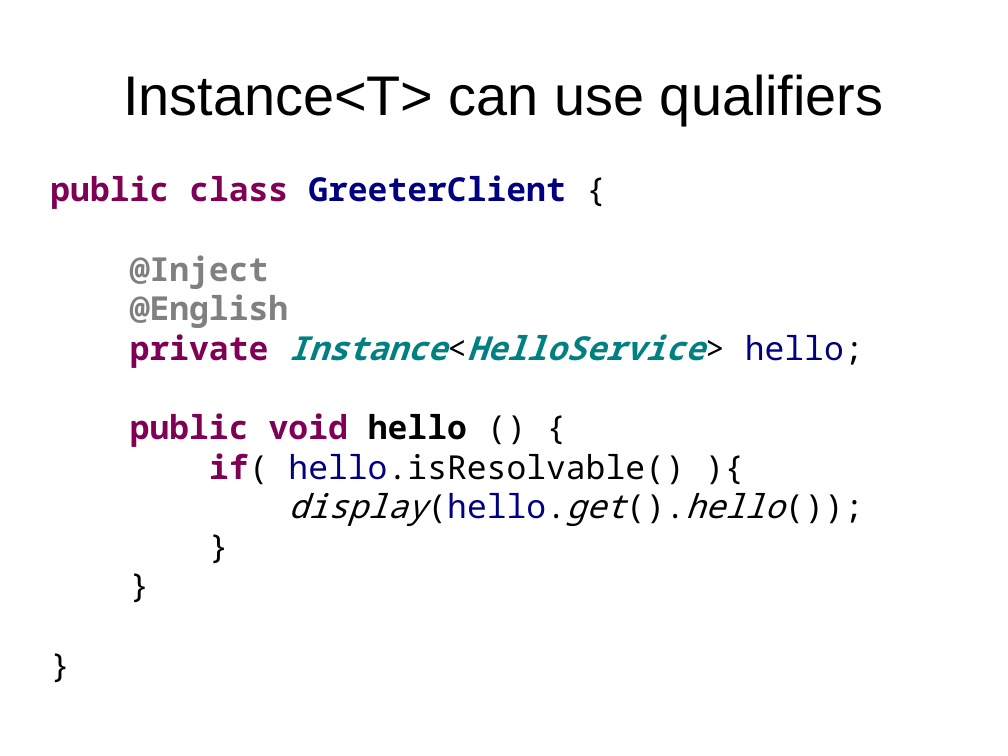
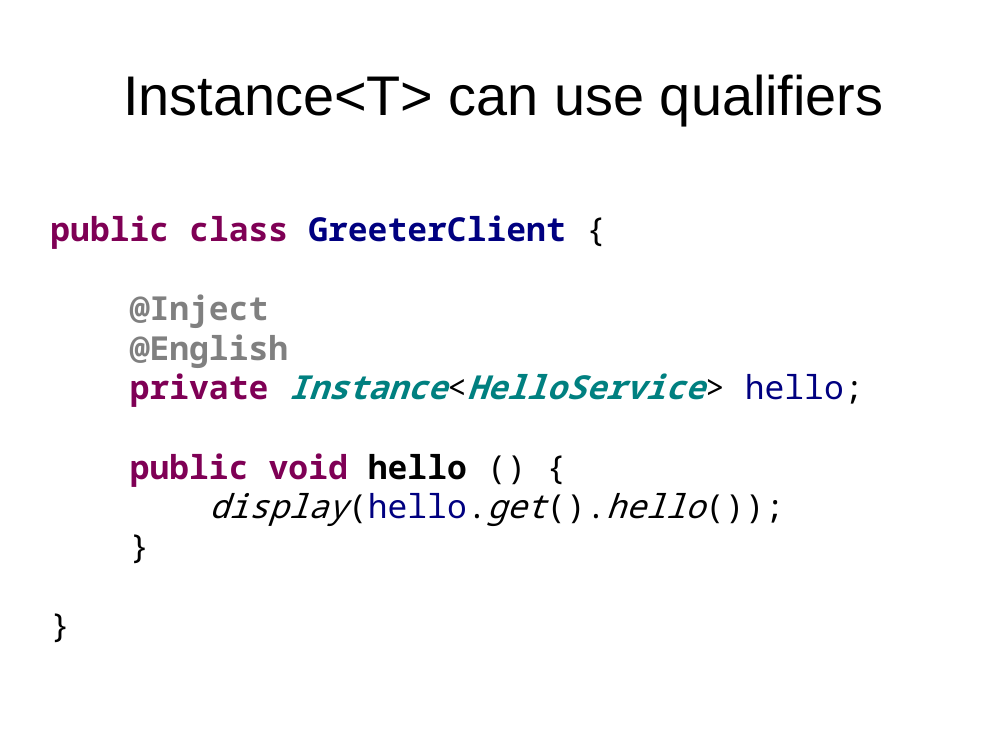
Before and after one commit to FrigoCoder/CDI, a slide deck: slide 48 of CDI.odp (slide 45 before the commit). Drawn at 1008x756 pixels with LibreOffice and Linux fonts; fonts in the diff are those of the drawing. Boxes give left, top, right and bottom in pixels: in the first picture for what was removed or moved away, otherwise in the second. Text is boxed around its words. In the diff, an @@ line names an element or a change of style, - is before the commit and + after.

```diff
--- a/CDI.odp
+++ b/CDI.odp
@@ text at <box>50,215,864,526</box>: paragraph removed @@
-}
@@ text at <box>209,453,684,485</box>: paragraph removed @@
-if( hello.isResolvable() ){
```
Also in this commit, not shown: 1 other slide changed, 6 slides added, 1 slide removed.
